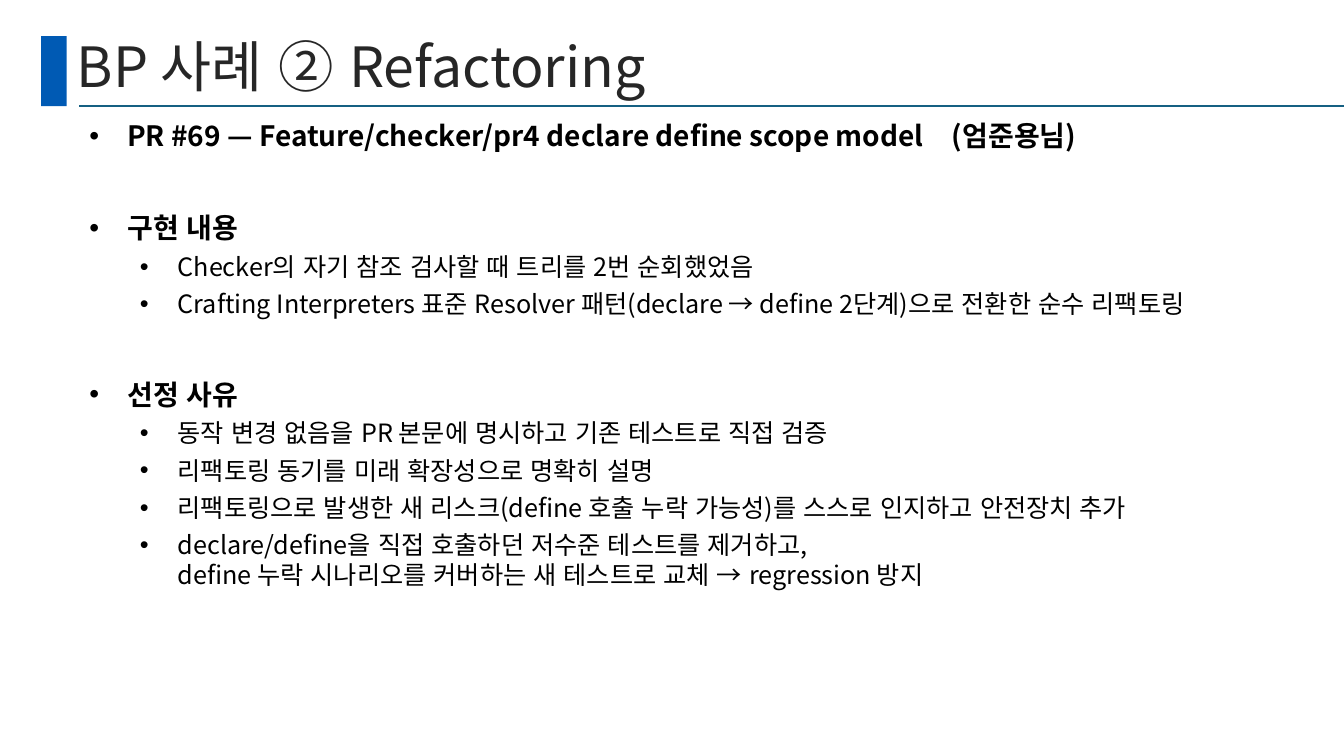
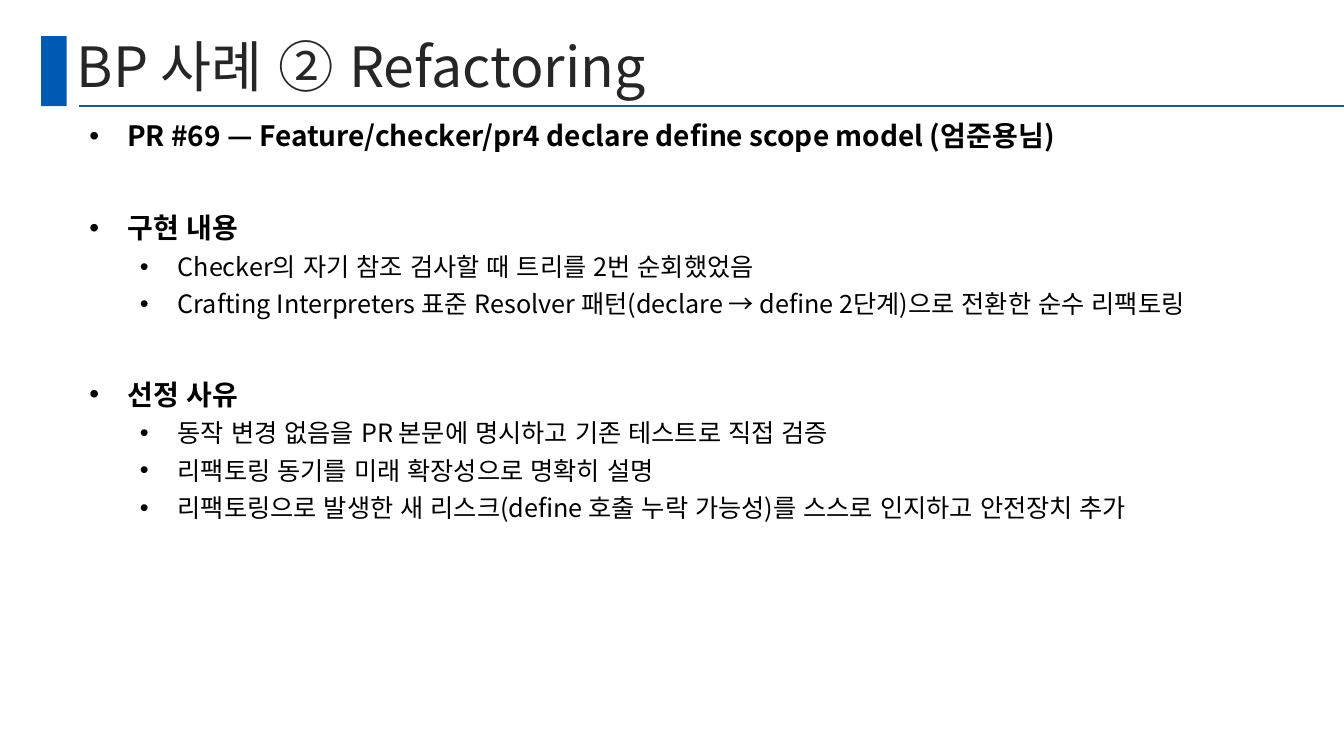
Before and after one commit to ownovadoz/CodeFabIntepreter, a slide deck: slide 15 of presentation.pptx. Drawn at 1344x756 pixels with LibreOffice and Linux fonts; fonts in the diff are those of the drawing. Boxes give left, top, right and bottom in pixels: in the first picture for what was removed or moved away, otherwise in the second. Text is boxed around its words. In the diff, an @@ line names an element or a change of style, - is before the commit and + after.

```diff
--- a/presentation.pptx
+++ b/presentation.pptx
@@ text at <box>178,533,923,591</box>: paragraph removed @@
-  • declare/define을 직접 호출하던 저수준 테스트를 제거하고,
-    define 누락 시나리오를 커버하는 새 테스트로 교체 → regression 방지
```
Also in this commit, not shown: 4 other slides changed, 1 slide added, 1 slide removed, 4 other files.
